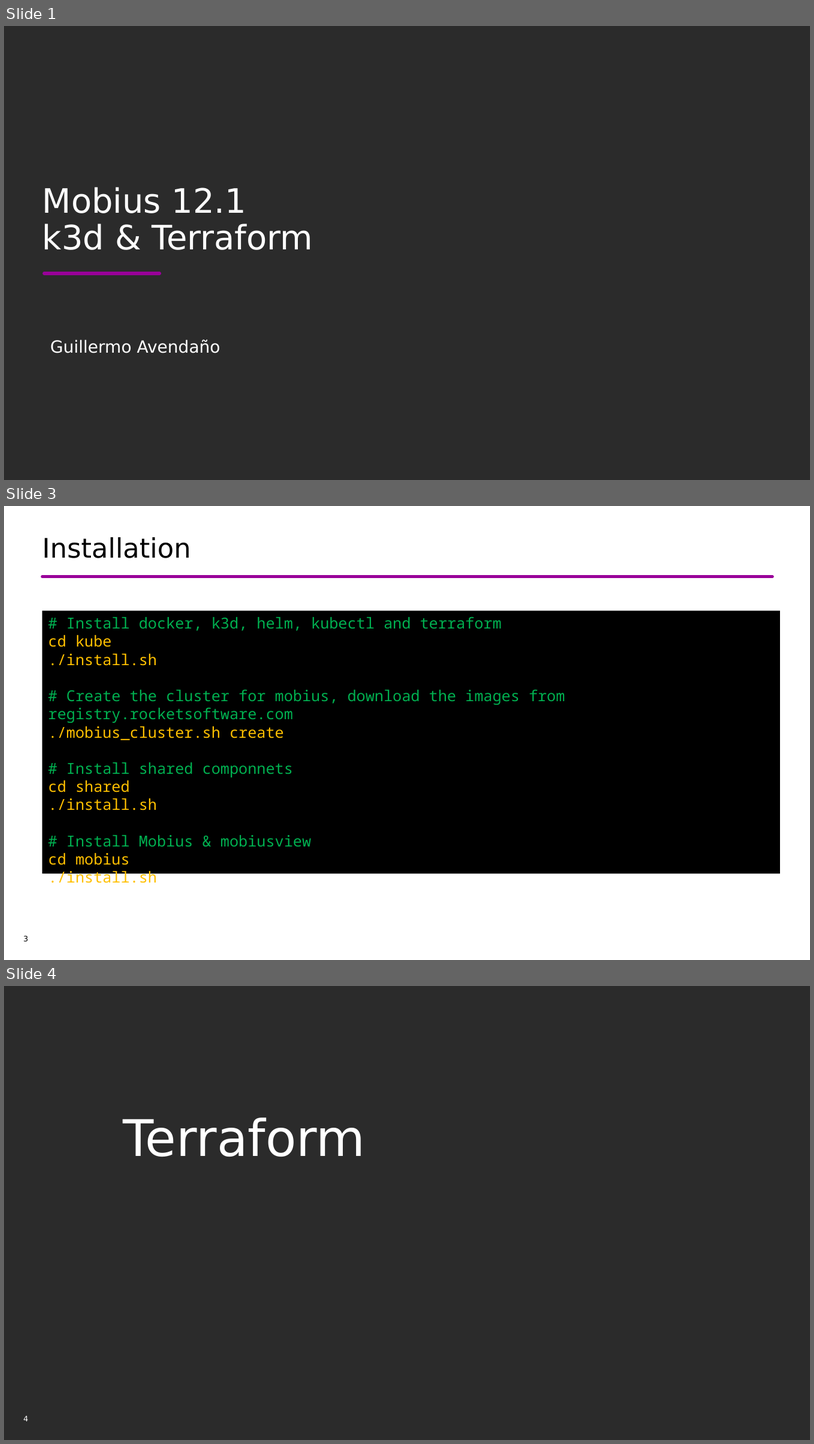
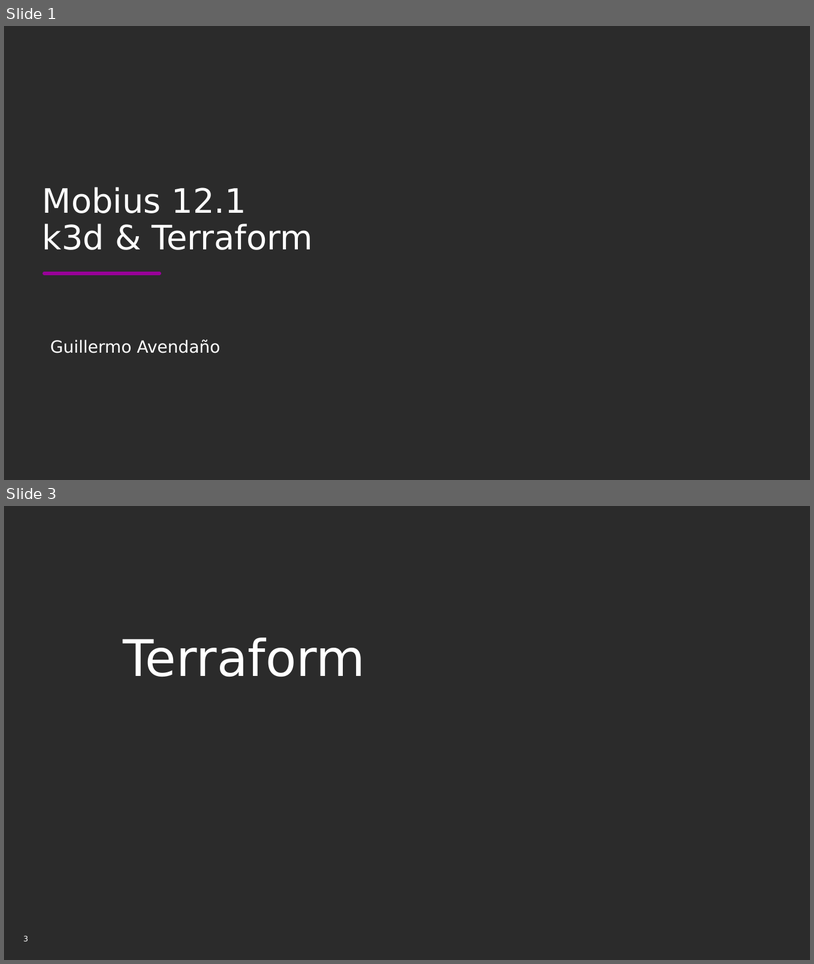
Before and after one commit to Guillermo-Avendano/mobius12, a slide deck: notes/Mobius_12.1_K3D_Terraform.pptx. Shown one above the other, each under a label of ours: slides 1, 3 and 4 before the commit, slides 1 and 3 after it; the slides between them are not shown. The pictures are 814x1444 and 814x964 pixels, drawn with LibreOffice and Linux fonts; fonts in the diff are those of the drawing; background and template pictures are left out; a plain dark background stands for a picture behind light text. Boxes give left, top, right and bottom in pixels: in the first picture for what was removed or moved away, otherwise in the second. Text is boxed around its words. In the diff, an @@ line names an element or a change of style, - is before the commit and + after.

```diff
--- a/notes/Mobius_12.1_K3D_Terraform.pptx
+++ b/notes/Mobius_12.1_K3D_Terraform.pptx
@@ slide 3 removed at (4,506,810,960), background #FFFFFF @@
@@ title removed at (42,537,191,558) @@
-Installation
@@ line removed from (42, 577) to (773, 577) @@
@@ rectangle removed at (42,610,780,873) @@
-# Install docker, k3d, helm, kubectl and terraform
-cd kube
-./install.sh
-# Create the cluster for mobius, download the images from registry.rocketsoftware.com
-./mobius_cluster.sh create
-# Install shared componnets
-cd shared
-./install.sh
-# Install Mobius & mobiusview
-cd mobius
-./install.sh
@@ page number removed at (23,935,28,942) @@
-3
@@ what was slide 4 is now slide 3 @@
@@ page number at (23,935,28,941): text changed @@
-4
+3
```
Also in this commit, not shown: 1 slide changed, 4 other files.
